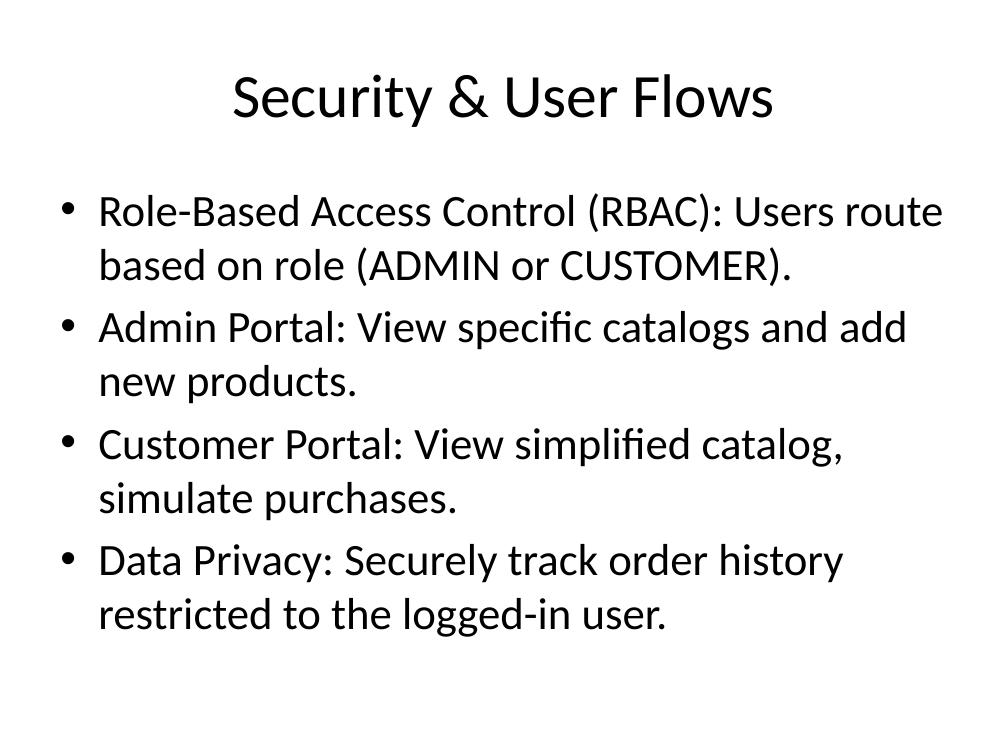
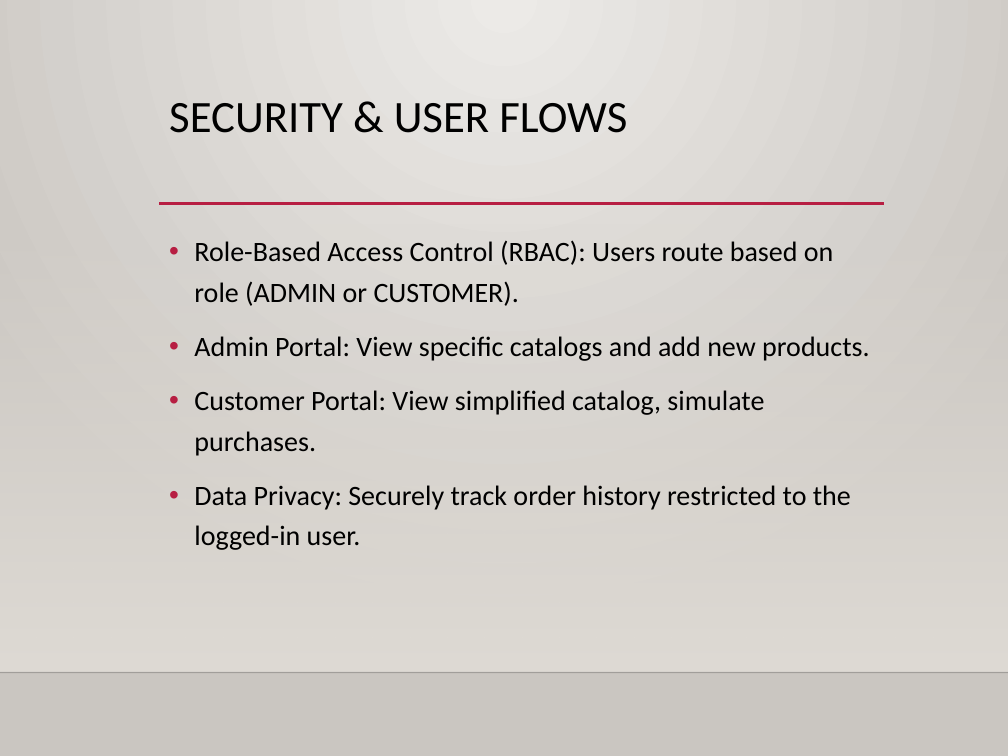
Before and after one commit to revanthkumarreddy-35/E-commerce-Product-Catalog-Hierarchy, a slide deck: slide 7 of Ecommerce_Presentation.pptx. Drawn at 1008x756 pixels with LibreOffice and Linux fonts; fonts in the diff are those of the drawing; background and template pictures are left out. Boxes give left, top, right and bottom in pixels: in the first picture for what was removed or moved away, otherwise in the second. Text is boxed around its words. In the diff, an @@ line names an element or a change of style, - is before the commit and + after.

```diff
--- a/Ecommerce_Presentation.pptx
+++ b/Ecommerce_Presentation.pptx
@@ background #FFFFFF to gradient #ECEAE7 to #CAC7C1 @@
@@ title "SECURITY & USER FLOWS" at <box>169,103,627,133</box>: vertical alignment middle to top @@
@@ title at <box>169,103,627,133</box>: text changed; size 44 to 32 pt @@
-Security & User Flows
+SECURITY & USER FLOWS
@@ line added from (159, 204) to (884, 204), #B71E42 2.5 pt @@
@@ rectangle added at <box>0,222,1008,671</box>, fill gradient #DFDBD5 @@
@@ text "Role-Based Access Control (RBAC): Users ...": place and size @@
-text "Role-Based Access Control (RBAC): Users ..." at <box>98,193,944,637</box>
+text "Role-Based Access Control (RBAC): Users ..." at <box>194,240,870,550</box>
@@ text "Role-Based Access Control (RBAC): Users ..." at <box>194,240,870,550</box>: size 32 to 20 pt; indent changed; line spacing 1 to 1.2; more space between paragraphs @@
@@ line added from (0, 672) to (1008, 672), #000001 1 pt @@
```
Also in this commit, not shown: 7 other slides changed, 2 other files.
